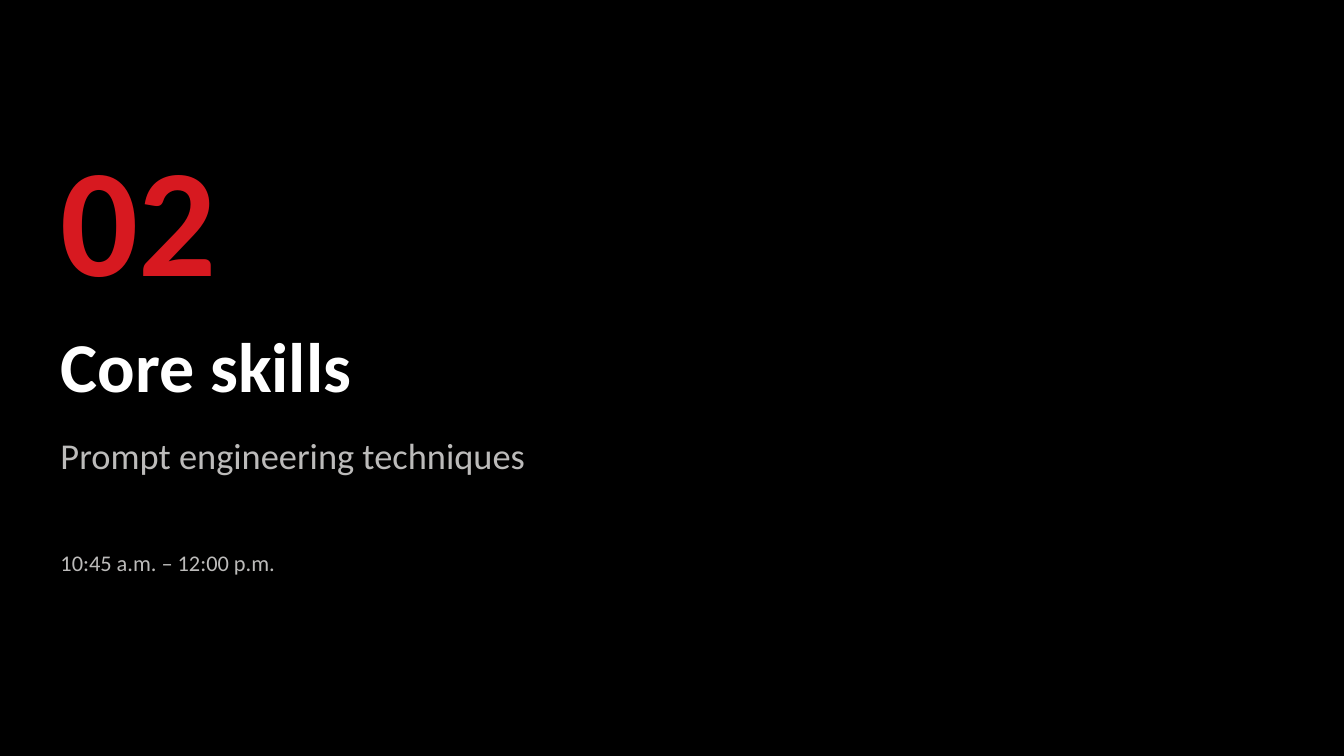
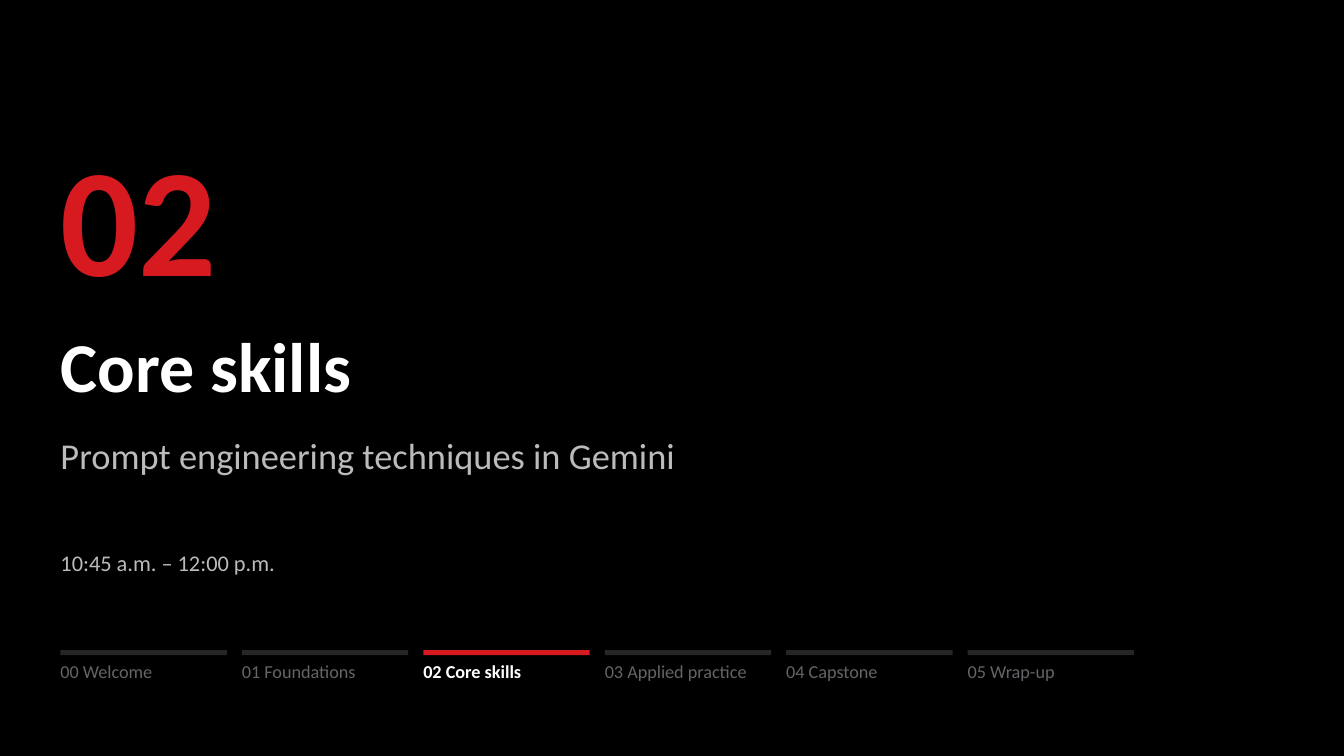
Before and after one commit to DataHurdler/pb-group-D, a slide deck: slide 17 of materials/slides/prompt-engineering-essentials.pptx (slide 21 before the commit). Drawn at 1344x756 pixels with LibreOffice and Linux fonts; fonts in the diff are those of the drawing; background and template pictures are left out. Boxes give left, top, right and bottom in pixels: in the first picture for what was removed or moved away, otherwise in the second. Text is boxed around its words. In the diff, an @@ line names an element or a change of style, - is before the commit and + after.

```diff
--- a/materials/slides/prompt-engineering-essentials.pptx
+++ b/materials/slides/prompt-engineering-essentials.pptx
@@ text at (x1=60, y1=443, x2=675, y2=476): text changed @@
-Prompt engineering techniques
+Prompt engineering techniques in Gemini
@@ rectangle added at (x1=60, y1=650, x2=227, y2=655), fill #262626 @@
@@ rectangle added at (x1=242, y1=650, x2=408, y2=655), fill #262626 @@
@@ rectangle added at (x1=423, y1=650, x2=590, y2=655), fill #D71920 @@
@@ rectangle added at (x1=605, y1=650, x2=771, y2=655), fill #262626 @@
@@ rectangle added at (x1=786, y1=650, x2=953, y2=655), fill #262626 @@
@@ rectangle added at (x1=968, y1=650, x2=1134, y2=655), fill #262626 @@
@@ text added at (x1=60, y1=665, x2=152, y2=678), 13 pt, text #636568 @@
+00 Welcome
@@ text added at (x1=242, y1=665, x2=355, y2=678), 13 pt, text #636568 @@
+01 Foundations
@@ text added at (x1=423, y1=665, x2=522, y2=678), 13 pt, text #FFFFFF, bold @@
+02 Core skills
@@ text added at (x1=605, y1=665, x2=747, y2=681), 13 pt, text #636568 @@
+03 Applied practice
@@ text added at (x1=786, y1=666, x2=878, y2=681), 13 pt, text #636568 @@
+04 Capstone
@@ text added at (x1=968, y1=666, x2=1054, y2=681), 13 pt, text #636568 @@
+05 Wrap-up
```
Also in this commit, not shown: 32 other slides changed, 2 slides added, 11 slides removed, 21 other files.
